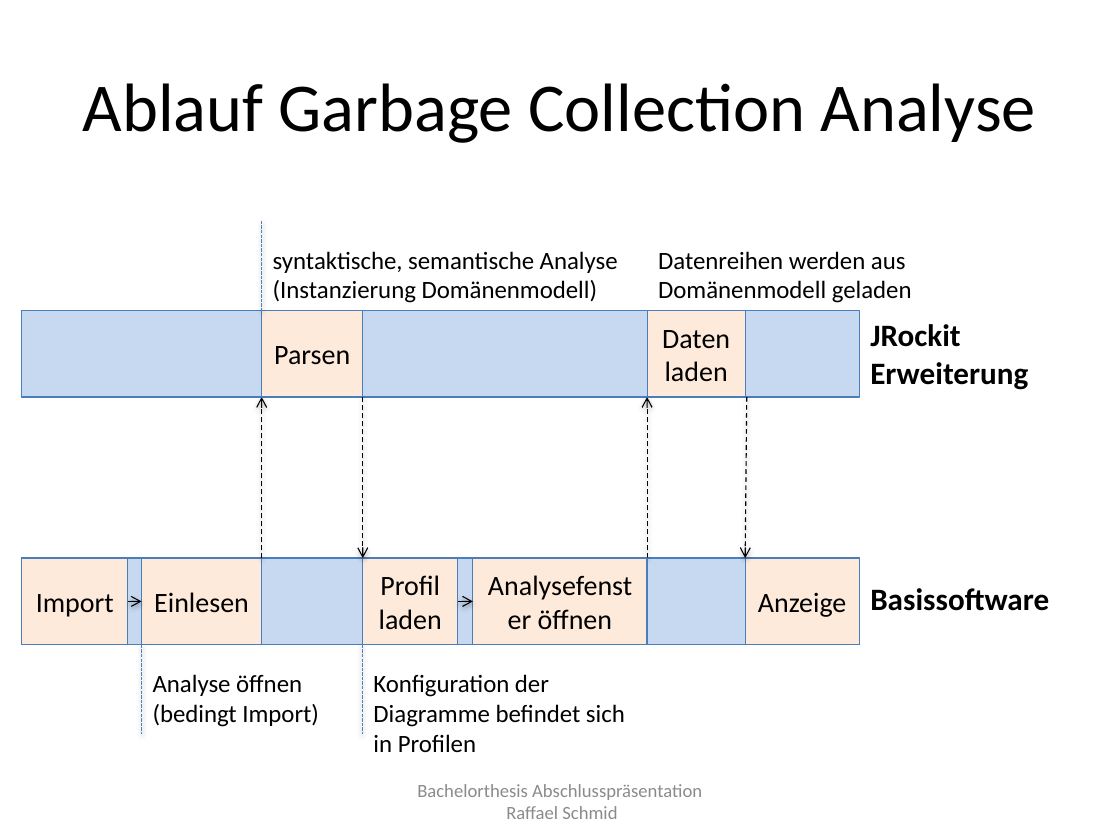
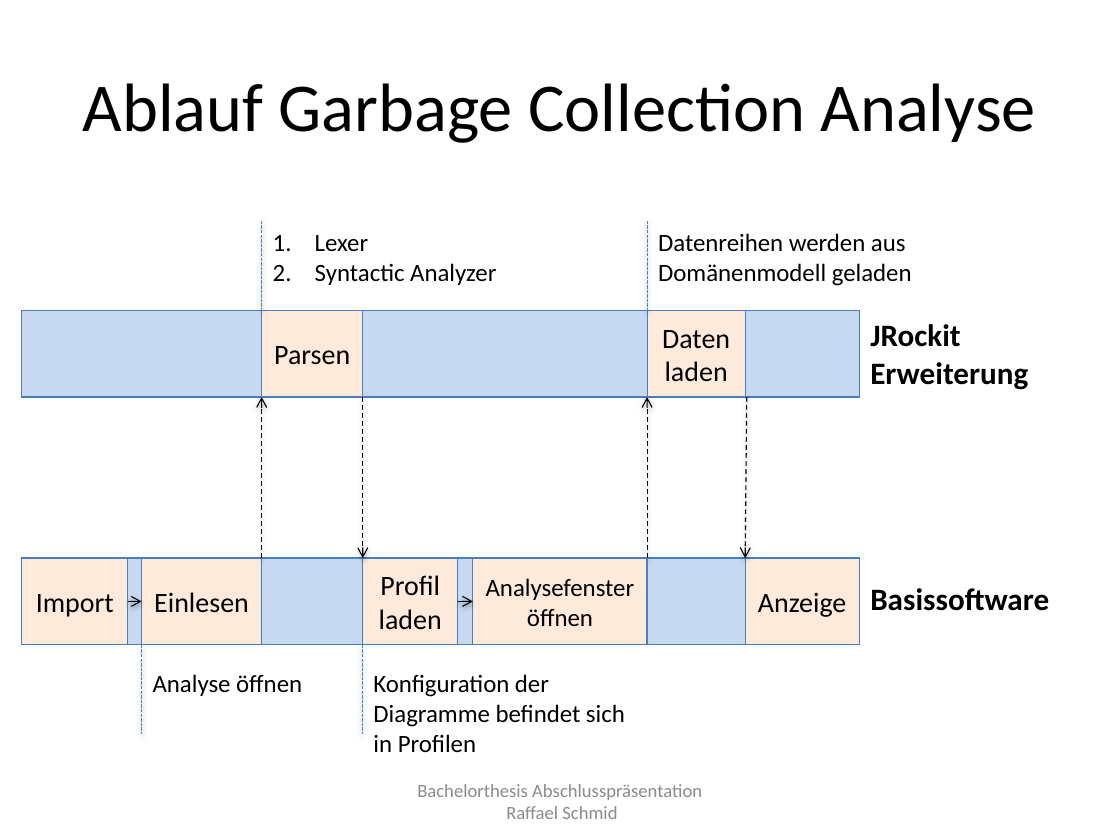
Before and after one commit to raffaelschmid/bachelorthesis, a slide deck: slide 8 of Dokumentation/Abschlusspraesentation/rschmid_bachelorthesis_abschlusspraesentation.pptx (slide 9 before the commit). Drawn at 1120x840 pixels with LibreOffice and Linux fonts; fonts in the diff are those of the drawing. Boxes give left, top, right and bottom in pixels: in the first picture for what was removed or moved away, otherwise in the second. Text is boxed around its words. In the diff, an @@ line names an element or a change of style, - is before the commit and + after.

```diff
--- a/Dokumentation/Abschlusspraesentation/rschmid_bachelorthesis_abschlusspraesentation.pptx
+++ b/Dokumentation/Abschlusspraesentation/rschmid_bachelorthesis_abschlusspraesentation.pptx
@@ text at box(315, 235, 496, 285): text changed @@
-syntaktische, semantische Analyse (Instanzierung Domänenmodell)
+1. Lexer
+2. Syntactic Analyzer
@@ text "Datenreihen werden aus Domänenmodell geladen": place and size @@
-text "Datenreihen werden aus Domänenmodell geladen" at box(658, 251, 912, 303)
+text "Datenreihen werden aus Domänenmodell geladen" at box(658, 233, 912, 286)
@@ line added from (647, 221) to (647, 310), #4F81BD 0.75 pt dashed @@
@@ rectangle "Analysefenster öffnen" at box(473, 558, 647, 644): size 18 to 16 pt @@
@@ text at box(153, 674, 302, 696): text changed @@
-Analyse öffnen
-(bedingt Import)
+Analyse öffnen
```
Also in this commit, not shown: 4 other slides changed, 1 slide removed.
